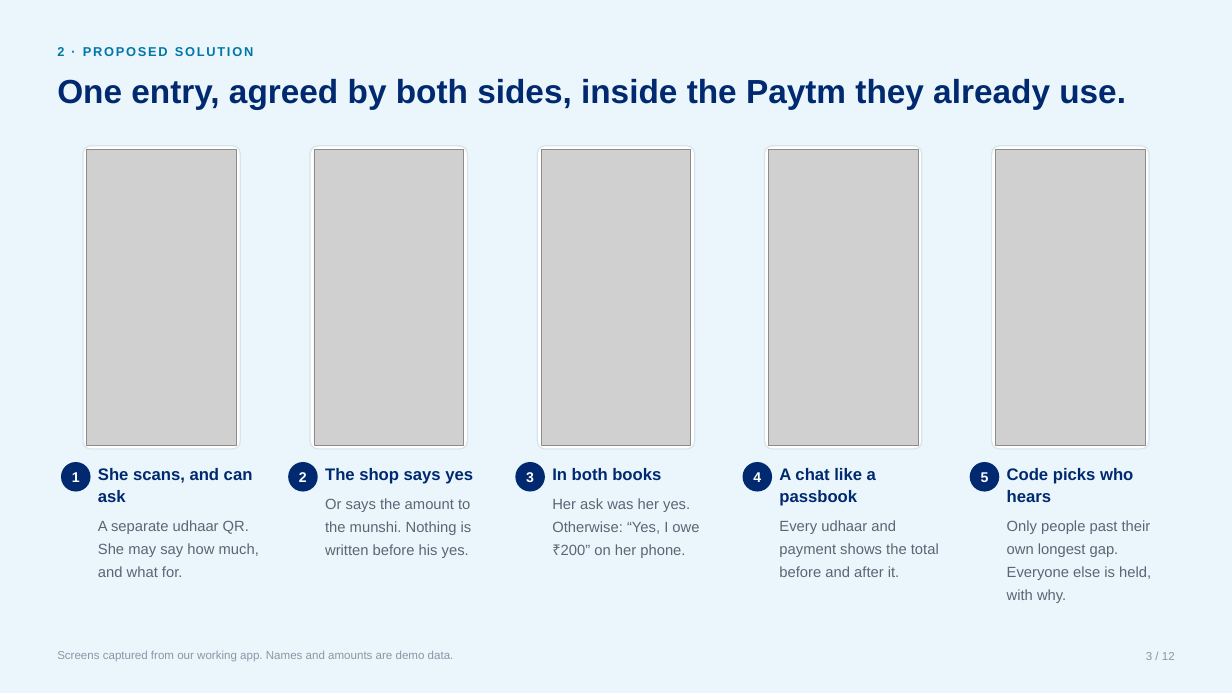
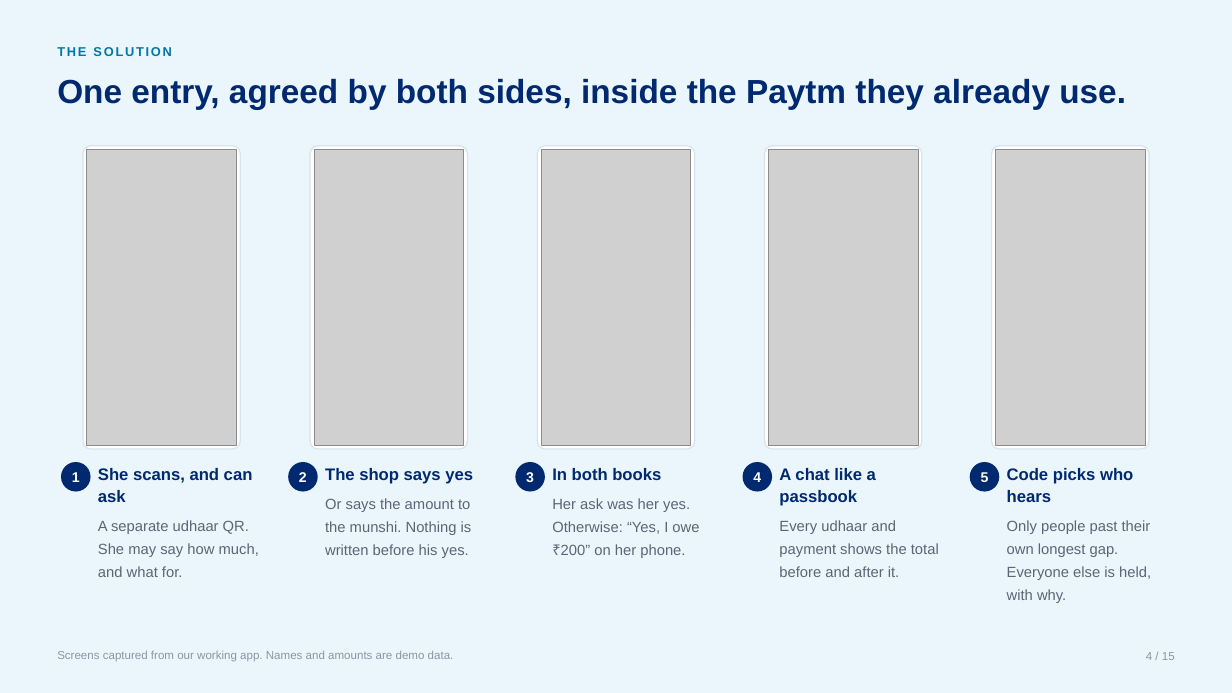
Before and after one commit to Uchiha-Itachi0/PAYTM-BAHI, a slide deck: slide 4 of docs/BAHI-Final.pptx (slide 3 before the commit). Drawn at 1232x693 pixels with LibreOffice and Linux fonts; fonts in the diff are those of the drawing; grey boxes stand for pictures. Boxes give left, top, right and bottom in pixels: in the first picture for what was removed or moved away, otherwise in the second. Text is boxed around its words. In the diff, an @@ line names an element or a change of style, - is before the commit and + after.

```diff
--- a/docs/BAHI-Final.pptx
+++ b/docs/BAHI-Final.pptx
@@ text at <box>57,47,171,56</box>: text changed @@
-2 · PROPOSED SOLUTION
+THE SOLUTION
@@ text at <box>1146,652,1175,660</box>: text changed @@
-3 / 12
+4 / 15
```
Also in this commit, not shown: 9 other slides changed, 5 slides added, 2 slides removed, 2 other files.
